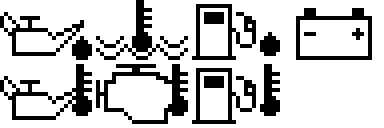
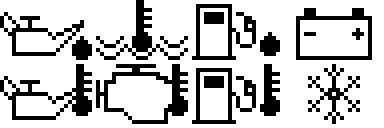
Comparing the layer stacks of the two 384 x 128 images. Changes:
added layer "oil temp low" above "Background" over [308, 64, 360, 124]
